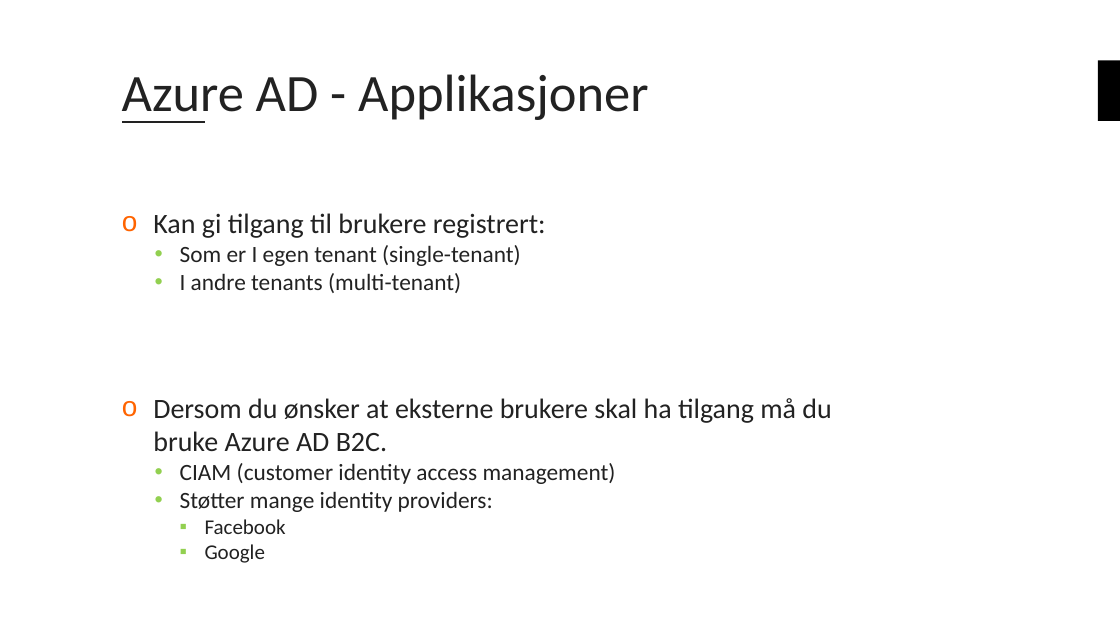
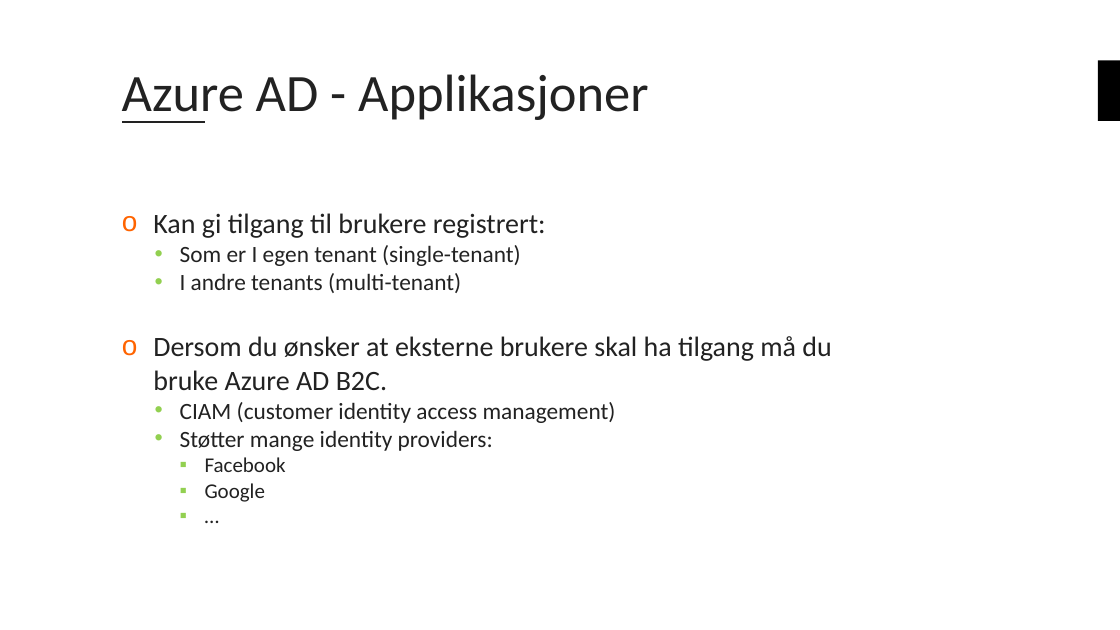
Before and after one commit to bouvet/azure-workshops, a slide deck: slide 20 of Workshop_3/Presentasjon/Azureskolen-Workshop#3.pptx. Drawn at 1120x630 pixels with LibreOffice and Linux fonts; fonts in the diff are those of the drawing; background and template pictures are left out. Boxes give left, top, right and bottom in pixels: in the first picture for what was removed or moved away, otherwise in the second. Text is boxed around its words. In the diff, an @@ line names an element or a change of style, - is before the commit and + after.

```diff
--- a/Workshop_3/Presentasjon/Azureskolen-Workshop#3.pptx
+++ b/Workshop_3/Presentasjon/Azureskolen-Workshop#3.pptx
@@ text at (x1=153, y1=213, x2=831, y2=502): paragraph added @@
+    ▪ …
```
Also in this commit, not shown: 7 other slides changed.
